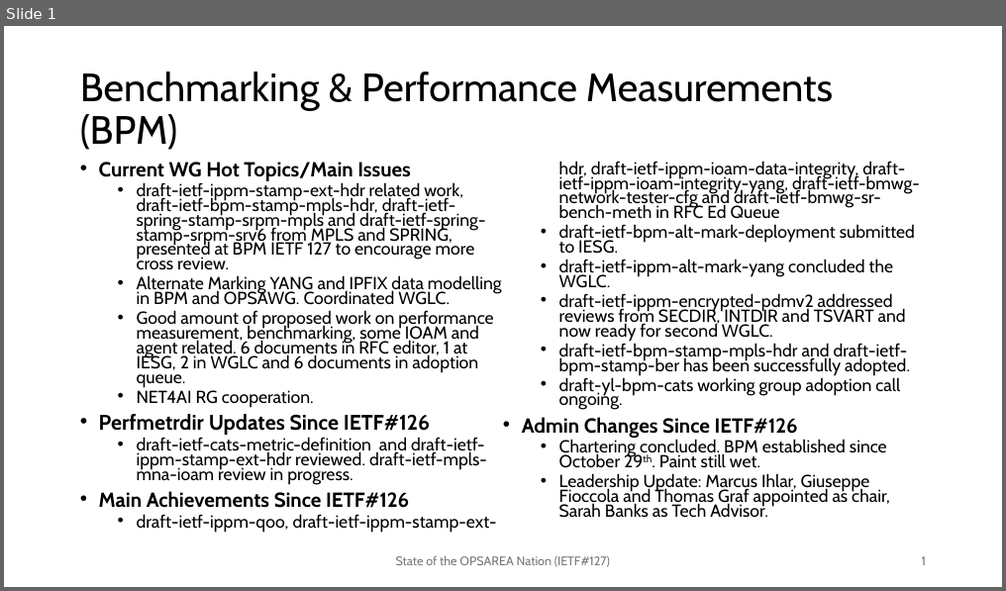
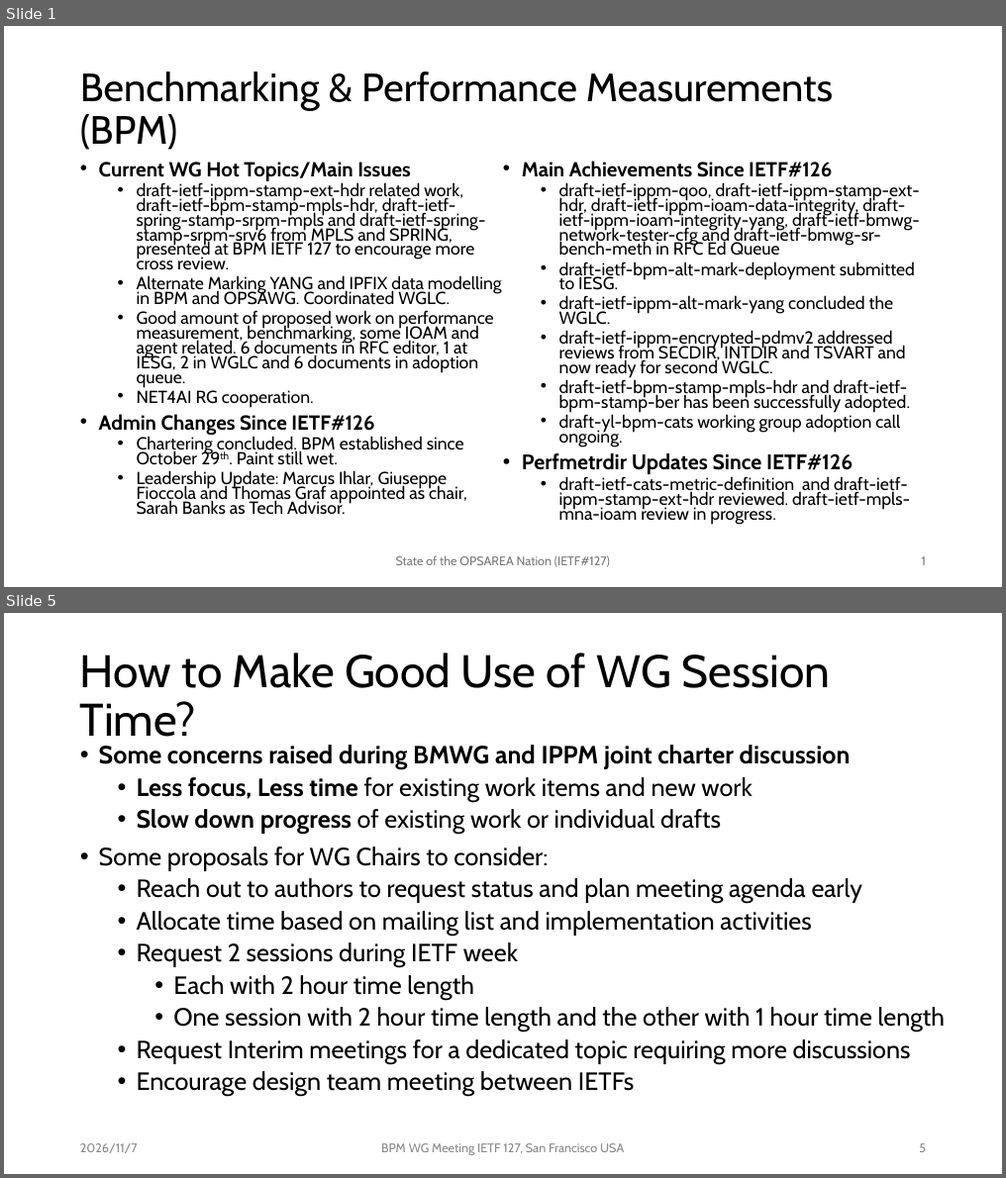
Before and after one commit to ietf-bpm-wg/meeting-materials, a slide deck: ietf127-SanFrancisco/slides/State of OPS Area-BPM-PERFMETRDIR.pptx. Shown one above the other, each under a label of ours: slide 1 before the commit, slides 1 and 5 after it; the slides between them are not shown. The pictures are 1006x591 and 1006x1178 pixels, drawn with LibreOffice and Linux fonts; fonts in the diff are those of the drawing. Boxes give left, top, right and bottom in pixels: in the first picture for what was removed or moved away, otherwise in the second. Text is boxed around its words. In the diff, an @@ line names an element or a change of style, - is before the commit and + after.

```diff
--- a/ietf127-SanFrancisco/slides/State of OPS Area-BPM-PERFMETRDIR.pptx
+++ b/ietf127-SanFrancisco/slides/State of OPS Area-BPM-PERFMETRDIR.pptx
@@ slide 5 added at <box>4,613,1002,1174</box>, background #FFFFFF @@
@@ title added at <box>80,653,831,747</box>, 44 pt, text #000000 @@
+How to Make Good Use of WG Session Time?
@@ text added at <box>99,745,945,1096</box>, 24 pt, text #000000 @@
+• Some concerns raised during BMWG and IPPM joint charter discussion
+  • Less focus, Less time for existing work items and new work
+  • Slow down progress of existing work or individual drafts
+• Some proposals for WG Chairs to consider:
+  • Reach out to authors to request status and plan meeting agenda early
+  • Allocate time based on mailing list and implementation activities
+  • Request 2 sessions during IETF week
+    • Each with 2 hour time length
+    • One session with 2 hour time length and the other with 1 hour time length
+  • Request Interim meetings for a dedicated topic requiring more discussions
+  • Encourage design team meeting between IETFs
@@ text added at <box>80,1144,138,1154</box>, 12 pt, text #888888 @@
+2026/11/7
@@ text added at <box>381,1144,624,1156</box>, 12 pt, text #888888 @@
+BPM WG Meeting IETF 127, San Francisco USA
@@ page number added at <box>919,1144,926,1153</box>, 12 pt, text #888888 @@
+5
@@ slide 1 changed as well @@
@@ text at <box>99,414,467,515</box>: text changed @@
-  • Perfmetrdir Updates Since IETF#126
-  • draft-ietf-cats-metric-definition and draft-ietf-ippm-stamp-ext-hdr reviewed. draft-ietf-mpls-mna-ioam review in progress.
+• Admin Changes Since IETF#126
+  • Chartering concluded. BPM established since October 29th. Paint still wet.
+  • Leadership Update: Marcus Ihlar, Giuseppe Fioccola and Thomas Graf appointed as chair, Sarah Banks as Tech Advisor.
@@ text at <box>522,454,910,524</box>: text changed @@
-• Admin Changes Since IETF#126
-  • Chartering concluded. BPM established since October 29th. Paint still wet.
-  • Leadership Update: Marcus Ihlar, Giuseppe Fioccola and Thomas Graf appointed as chair, Sarah Banks as Tech Advisor.
+  • Perfmetrdir Updates Since IETF#126
+  • draft-ietf-cats-metric-definition and draft-ietf-ippm-stamp-ext-hdr reviewed. draft-ietf-mpls-mna-ioam review in progress.
```
Also in this commit, not shown: 5 other slides added, 1 other file.
